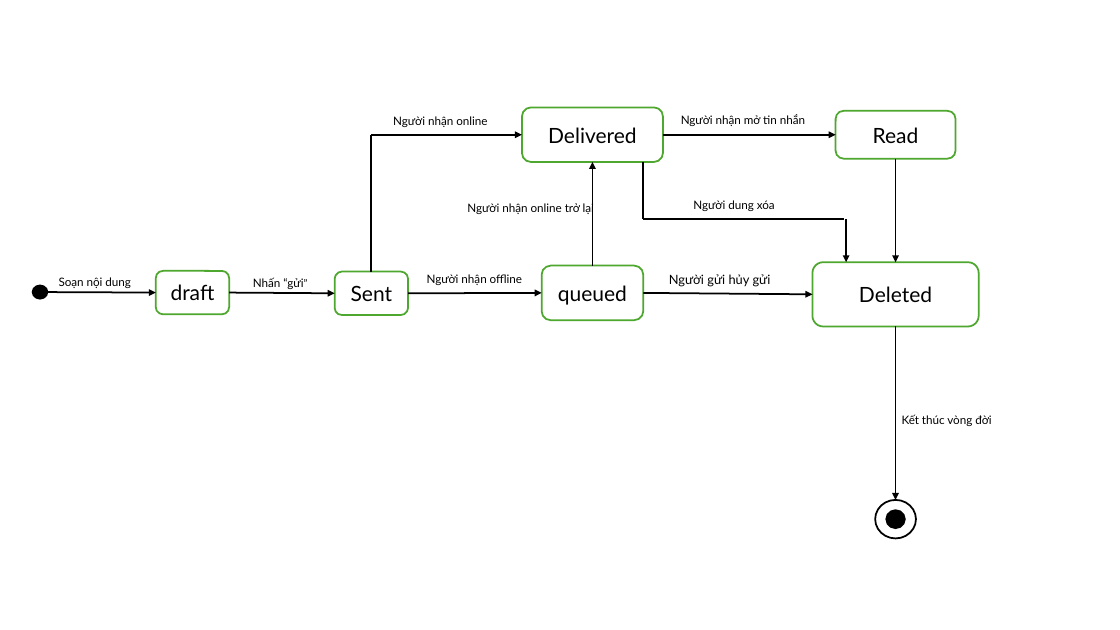
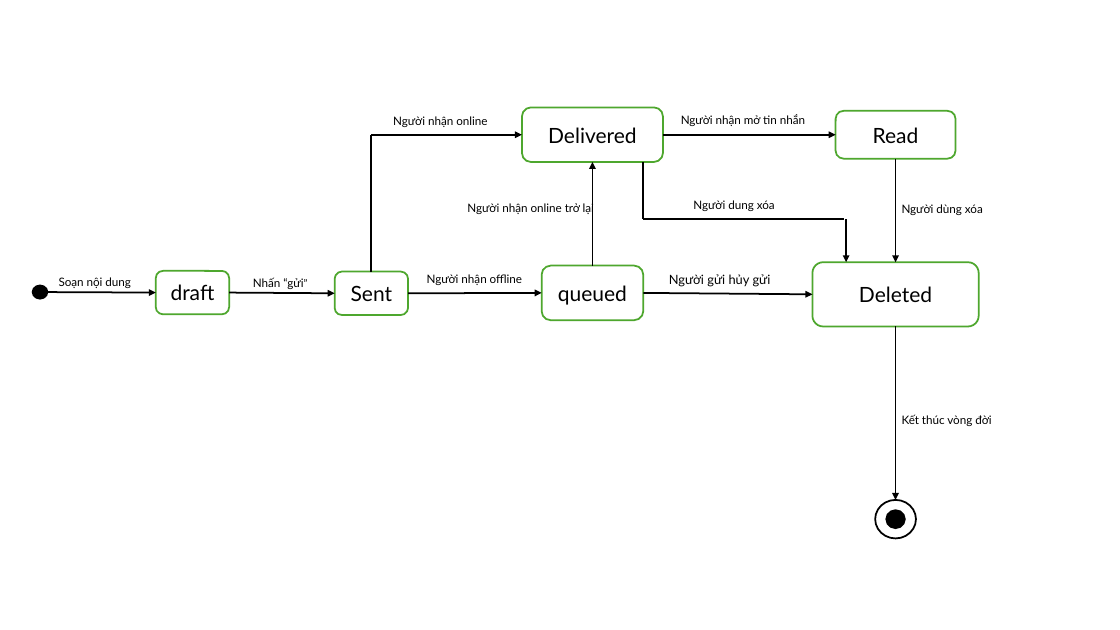
Before and after one commit to nguyenngoctung75/IT3120-PTTKHT, a slide deck: slide 2 of an/state.pptx. Drawn at 1120x630 pixels with LibreOffice and Linux fonts; fonts in the diff are those of the drawing. Boxes give left, top, right and bottom in pixels: in the first picture for what was removed or moved away, otherwise in the second. Text is boxed around its words. In the diff, an @@ line names an element or a change of style, - is before the commit and + after.

```diff
--- a/an/state.pptx
+++ b/an/state.pptx
@@ text added at box(902, 204, 983, 215), 10 pt, text #000000 @@
+Người dùng xóa
```
Also in this commit, not shown: 1 other file.
